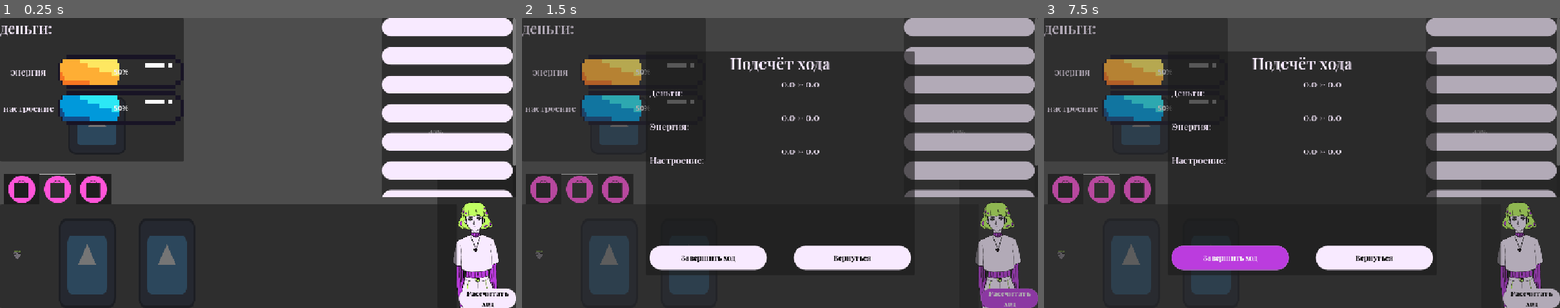
Above: before the commit, frames 1-3 (left to right).
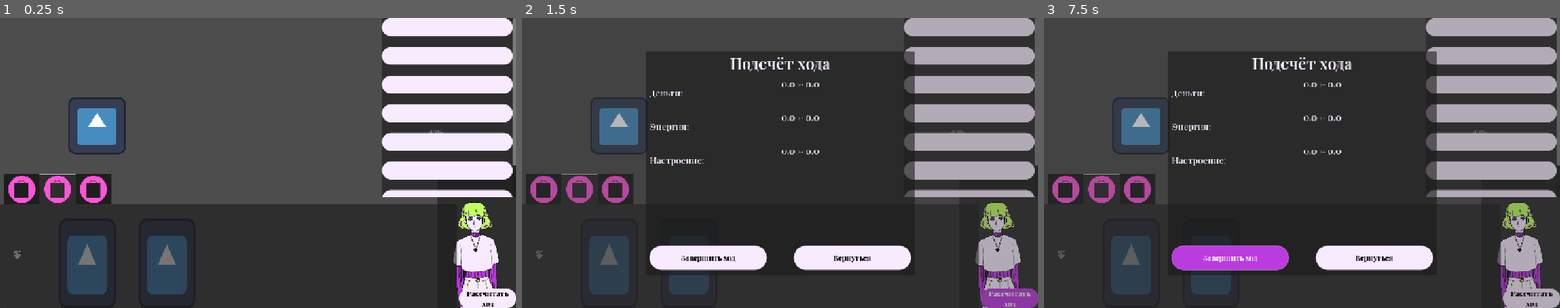
Above: after the commit, the same moments.

Repository: Klarnold/ECONOMY_JAM
Game: Godot game, scene res://scenes/exp.tscn
Same seed, same stepped clock (60 frames per second), same inputs: the game is played once before the commit and once after it. The engine's default icon, where the game draws it, is replaced by a stand-in: a white triangle on a blue panel in a dark square.
Inputs (mouse positions are in pixels of both pictures, inside the frame that each line leads up to):
- Up to frame 1 (0.25 s): no input
- Up to frame 2 (1.5 s): click "Рассчитать ход" at 0.5 s; click (970, 26) at 1.25 s
- Up to frame 3 (7.5 s): click (1492, 55) at 2 s; click (1492, 84) at 2.75 s; click (1492, 113) at 3.5 s; click (1492, 142) at 4.25 s; click (1492, 168) at 5 s; click (1492, 197) at 5.75 s; click (1492, 226) at 6.5 s; click "Завершить ход" at 7.25 s

The runs differ from the first frame. In frame 1, 17% of the frame differs, in the area x 0-36%, y 0-50%; in frame 2, 3.6%; in frame 3, 3.6%.
Error in both runs: Invalid access to property or key 'money' on a base object of type 'Nil'. (res://scenes/elements/character/character.gd:19)

Commit message:
Bugs Hotfix
1) Bug related with appearence of 2 resources_panel in a row (stupidity)

Diff:
--- a/waymark/globals/scenes/global_ui.tscn
+++ b/waymark/globals/scenes/global_ui.tscn
@@ -1,9 +1,8 @@
-[gd_scene load_steps=5 format=3 uid="uid://dj8lviservwm6"]
+[gd_scene load_steps=4 format=3 uid="uid://dj8lviservwm6"]
 
 [ext_resource type="PackedScene" uid="uid://b4ni345ra4p7a" path="res://scenes/ui/action_tab/action_tab.tscn" id="1_akex8"]
 [ext_resource type="Script" uid="uid://dd4ia4onuboh8" path="res://globals/scenes/global_ui.gd" id="1_ucpff"]
 [ext_resource type="PackedScene" uid="uid://dvc110ow8qa6w" path="res://scenes/ui/end_turn_button/end_turn_button.tscn" id="2_58fvh"]
-[ext_resource type="PackedScene" uid="uid://b10wypwwwl6v7" path="res://scenes/ui/resources_panel/resources_panel.tscn" id="3_m0l8v"]
 
 [node name="GlobalUI" type="CanvasLayer"]
 script = ExtResource("1_ucpff")
@@ -26,8 +25,6 @@
 layout_mode = 2
 size_flags_horizontal = 3
 size_flags_vertical = 8
-
-[node name="ResourcesPanel" parent="." instance=ExtResource("3_m0l8v")]
 
 [node name="PanelContainer2" type="PanelContainer" parent="."]
 custom_minimum_size = Vector2(300, 400)
--- a/waymark/scenes/ui/pre_end_turn_panel/pre_end_turn_panel.gd
+++ b/waymark/scenes/ui/pre_end_turn_panel/pre_end_turn_panel.gd
@@ -30,7 +30,7 @@
 	for action: Action in get_tree().get_nodes_in_group("action"):
 		_total_money += action.action_res.money
 		_total_energy += action.action_res.energy
-		_total_money += action.action_res.mood
+		_total_mood += action.action_res.mood
 
 
 func _set_all() -> void:
--- a/waymark/scenes/ui/pre_end_turn_panel/pre_end_turn_panel.tscn
+++ b/waymark/scenes/ui/pre_end_turn_panel/pre_end_turn_panel.tscn
@@ -6,6 +6,7 @@
 [ext_resource type="Texture2D" uid="uid://d1qjfp5f5wdyh" path="res://assets/exp/progress_bar/circle_progress_bar_over.svg" id="4_qarol"]
 
 [node name="PreEndTurnPanel" type="Control"]
+z_index = 20
 layout_mode = 3
 anchors_preset = 15
 anchor_right = 1.0
Not shown: 3 places in waymark/scenes/ui/resources_panel/resources_panel.tscn that only renumber resources
